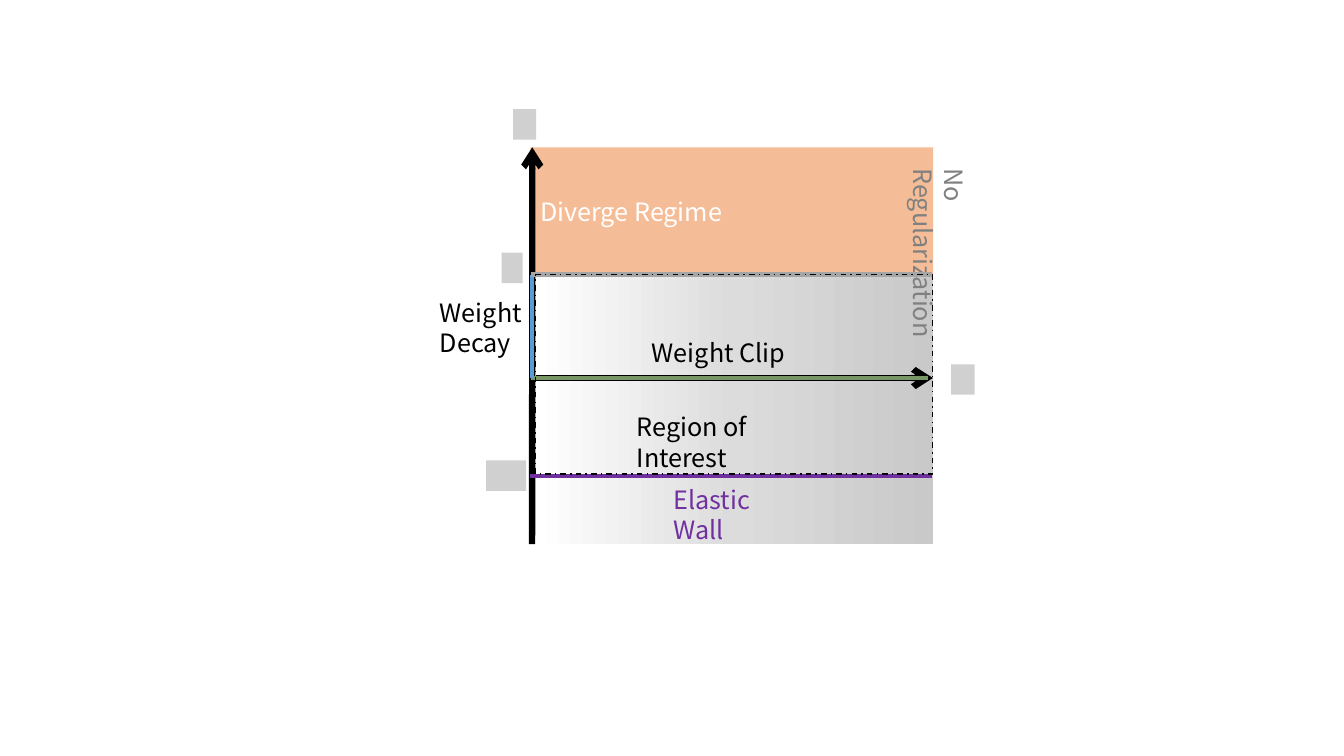
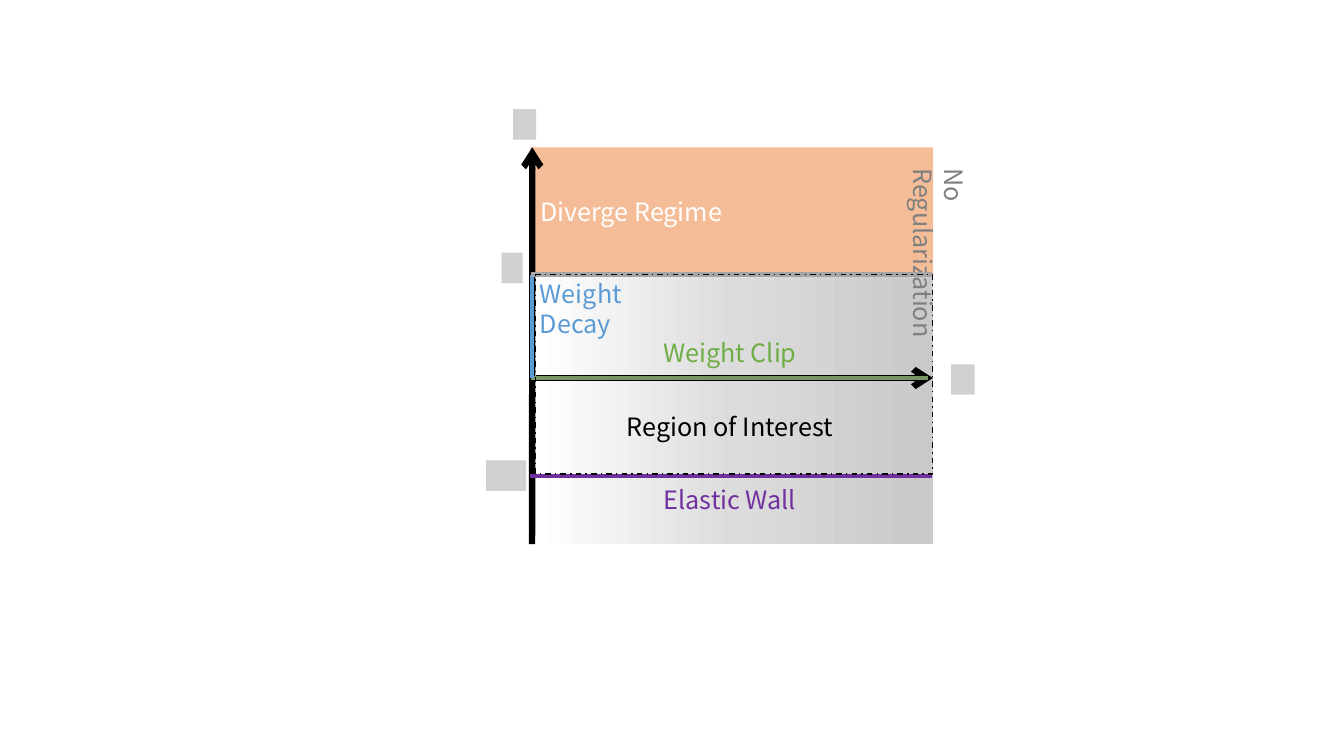
Before and after one commit to zihao-wang/volumization, a slide deck: slide 2 of fig/演示文稿1.pptx. Drawn at 1344x756 pixels with LibreOffice and Linux fonts; fonts in the diff are those of the drawing; grey boxes stand for pictures. Boxes give left, top, right and bottom in pixels: in the first picture for what was removed or moved away, otherwise in the second. Text is boxed around its words. In the diff, an @@ line names an element or a change of style, - is before the commit and + after.

```diff
--- a/fig/演示文稿1.pptx
+++ b/fig/演示文稿1.pptx
@@ text "Weight Decay": place and size @@
-text "Weight Decay" at [440, 302, 522, 358]
+text "Weight Decay" at [540, 283, 622, 339]
@@ text "Weight Decay" at [540, 283, 622, 339]: text colour #000000 to #5B9BD5 @@
@@ text "Weight Clip": place and size @@
-text "Weight Clip" at [652, 342, 786, 368]
+text "Weight Clip" at [663, 342, 797, 368]
@@ text "Weight Clip" at [663, 342, 797, 368]: text colour #000000 to #70AD47; alignment left to centre @@
@@ text "Region of Interest": place and size @@
-text "Region of Interest" at [637, 415, 746, 468]
+text "Region of Interest" at [627, 415, 833, 443]
@@ text "Region of Interest" at [627, 415, 833, 443]: alignment left to centre @@
@@ text "Elastic Wall" at [664, 489, 796, 510]: alignment left to centre @@
@@ text "Elastic Wall": place and size @@
-text "Elastic Wall" at [673, 489, 750, 540]
+text "Elastic Wall" at [664, 489, 796, 510]
```
Also in this commit, not shown: 1 other slide changed, 10 other files.
